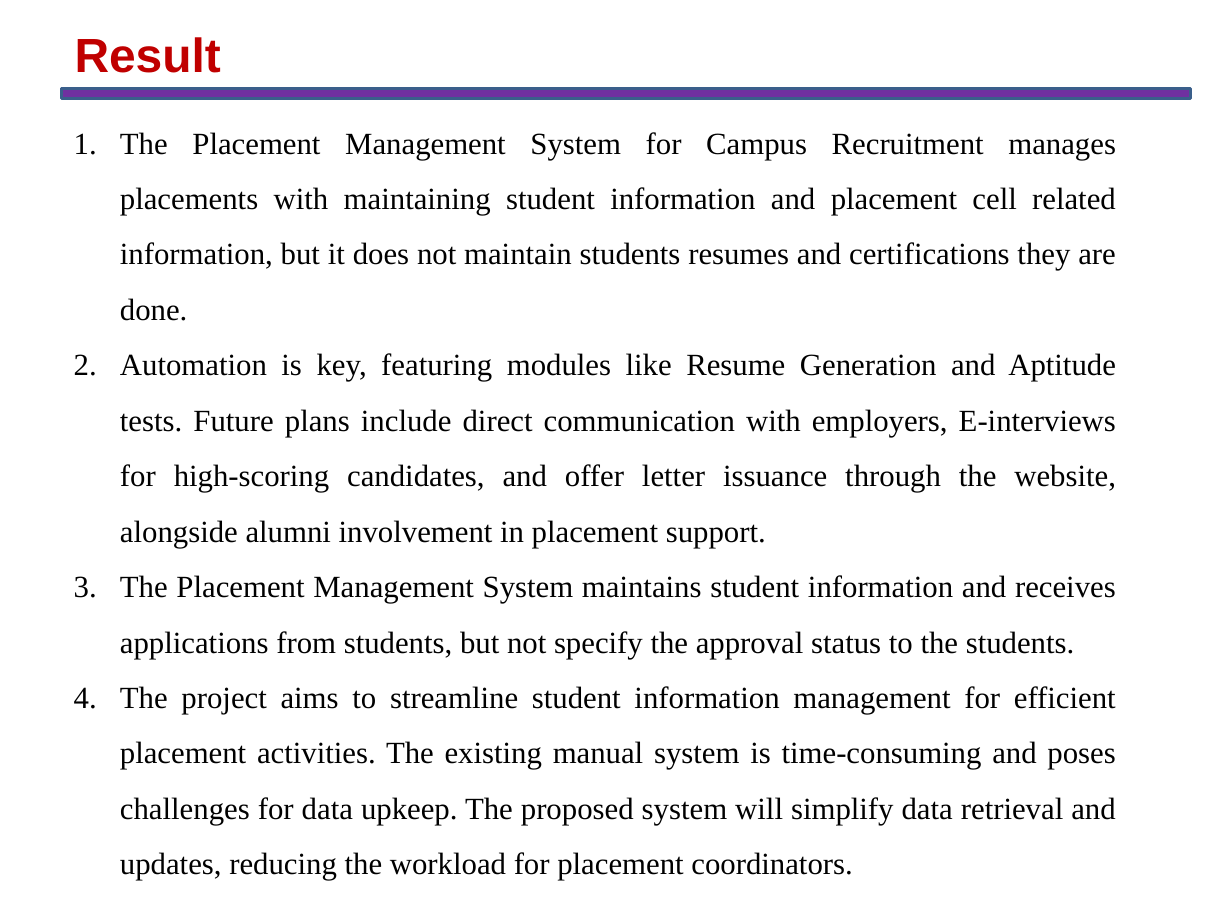
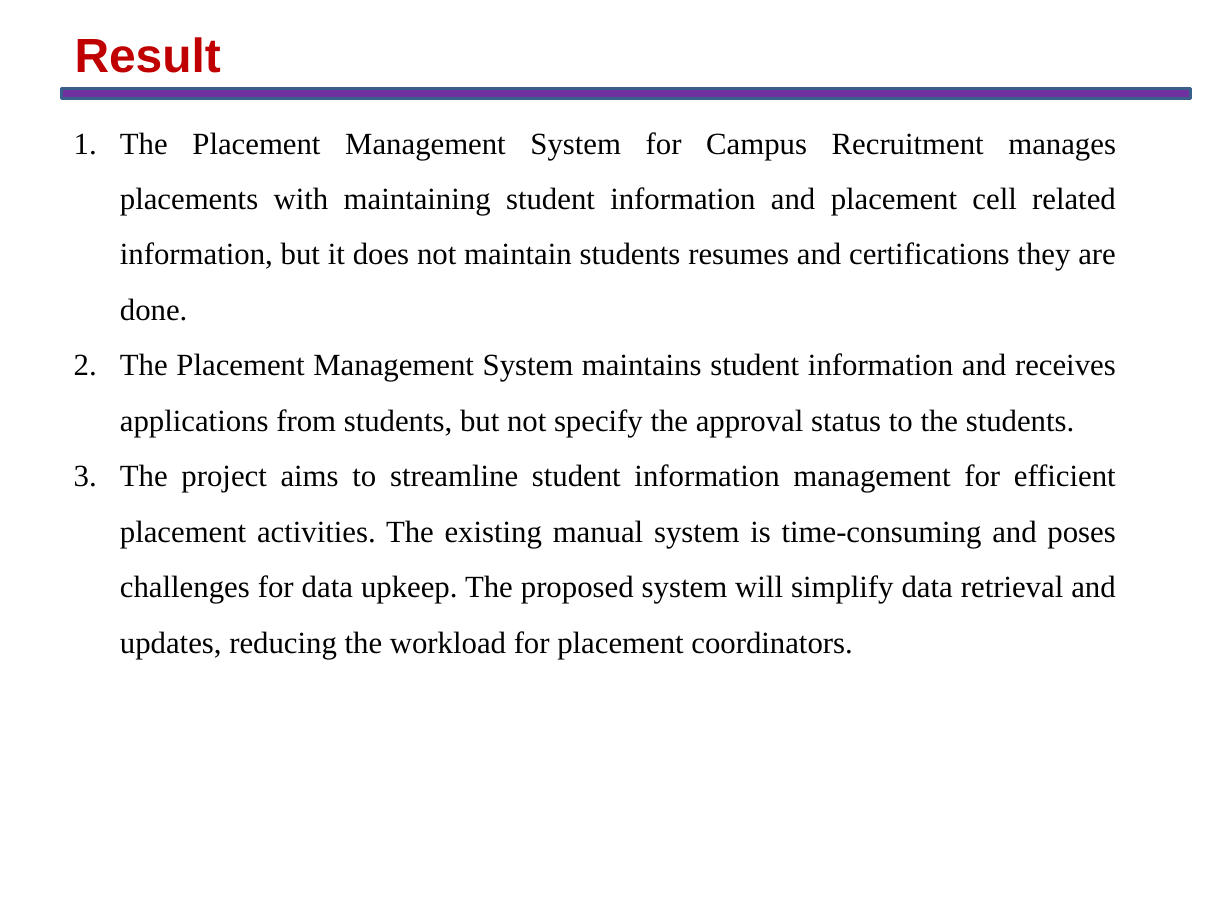
Before and after one commit to GodVilan/MERN-Based-Placement-Management-Portal-, a slide deck: slide 19 of MajorProjectPPTPhase1.pptx. Drawn at 1232x924 pixels with LibreOffice and Linux fonts; fonts in the diff are those of the drawing. Boxes give left, top, right and bottom in pixels: in the first picture for what was removed or moved away, otherwise in the second. Text is boxed around its words. In the diff, an @@ line names an element or a change of style, - is before the commit and + after.

Commit message:
new

```diff
--- a/MajorProjectPPTPhase1.pptx
+++ b/MajorProjectPPTPhase1.pptx
@@ text at bbox=[120, 353, 1116, 548]: paragraph removed @@
-2. Automation is key, featuring modules like Resume Generation and Aptitude tests. Future plans include direct communication with employers, E-interviews for high-scoring candidates, and offer letter issuance through the website, alongside alumni involvement in placement support.
```
Also in this commit, not shown: 6 other slides changed.
